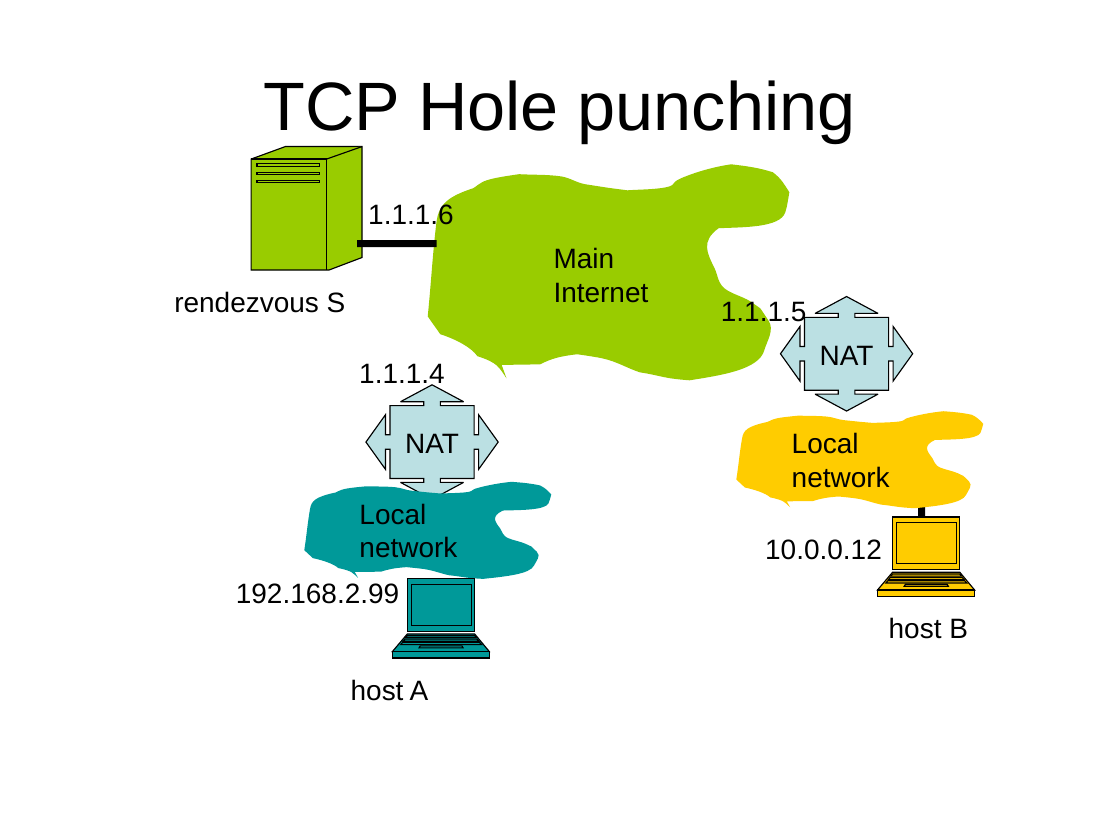
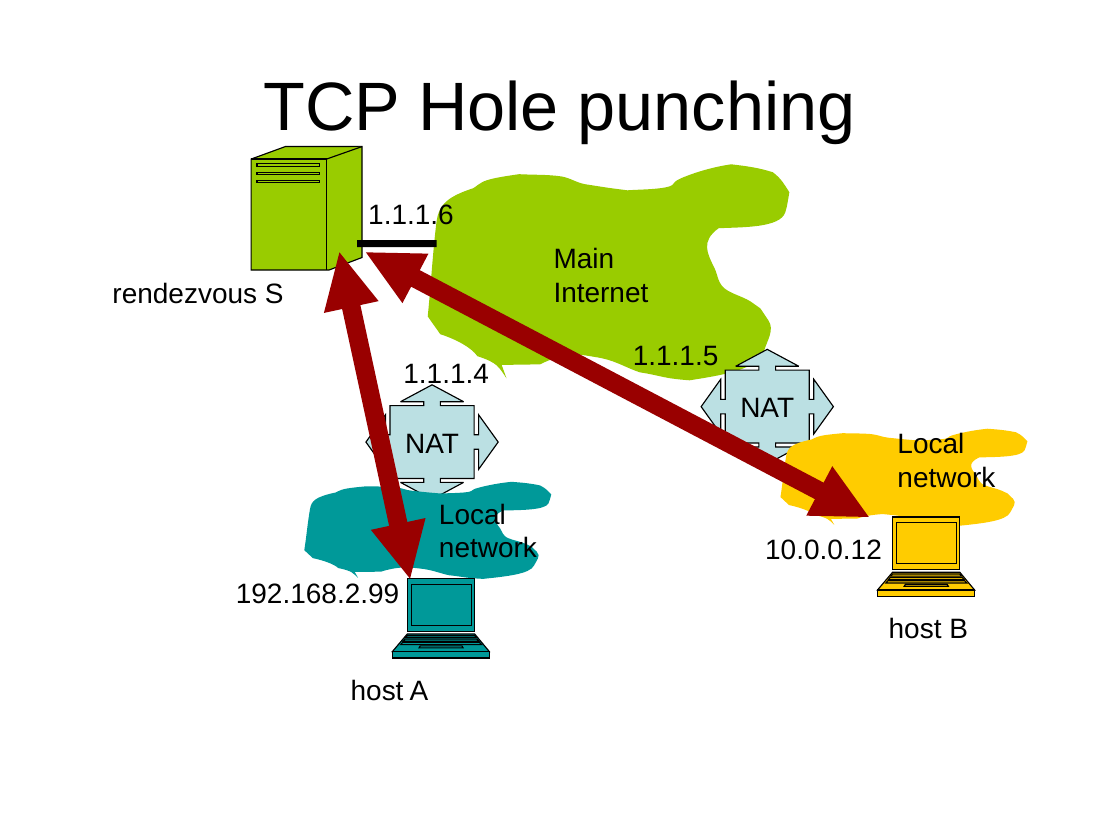
Before and after one commit to BackupTheBerlios/p2p-mentor, a slide deck: slide 31 of slide/nat-p2p.ppt. Drawn at 1120x840 pixels with LibreOffice and Linux fonts; fonts in the diff are those of the drawing. Boxes give left, top, right and bottom in pixels: in the first picture for what was removed or moved away, otherwise in the second. Text is boxed around its words. In the diff, an @@ line names an element or a change of style, - is before the commit and + after.

```diff
--- a/slide/nat-p2p.ppt
+++ b/slide/nat-p2p.ppt
@@ double arrow added from (410, 579) to (339, 252), #990000 11.99 pt @@
@@ double arrow added from (869, 517) to (366, 252), #990000 11.99 pt @@
@@ text "rendezvous S" moved from (x1=174, y1=291, x2=346, y2=313) to (x1=112, y1=282, x2=284, y2=304) @@
@@ text "1.1.1.4" moved from (x1=359, y1=363, x2=445, y2=388) to (x1=403, y1=363, x2=489, y2=388) @@
@@ text "1.1.1.5" rewrapped from (x1=721, y1=299, x2=807, y2=326) to (x1=633, y1=345, x2=719, y2=366) @@
@@ freeform shape "NAT" moved from (x1=781, y1=297, x2=913, y2=411) to (x1=701, y1=349, x2=833, y2=464) @@
@@ freeform shape moved from (x1=736, y1=411, x2=982, y2=508) to (x1=781, y1=429, x2=1027, y2=526) @@
@@ text "Local" moved from (x1=792, y1=432, x2=890, y2=488) to (x1=897, y1=431, x2=995, y2=489) @@
@@ text "Local" rewrapped from (x1=359, y1=503, x2=457, y2=557) to (x1=439, y1=503, x2=537, y2=563) @@
```
Also in this commit, not shown: 5 slides added, 1 slide removed.
